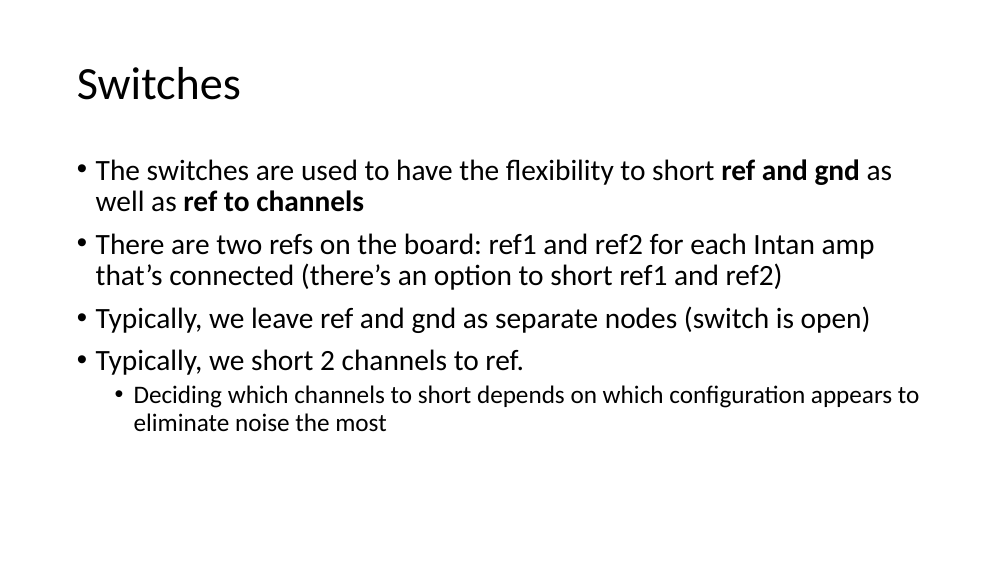
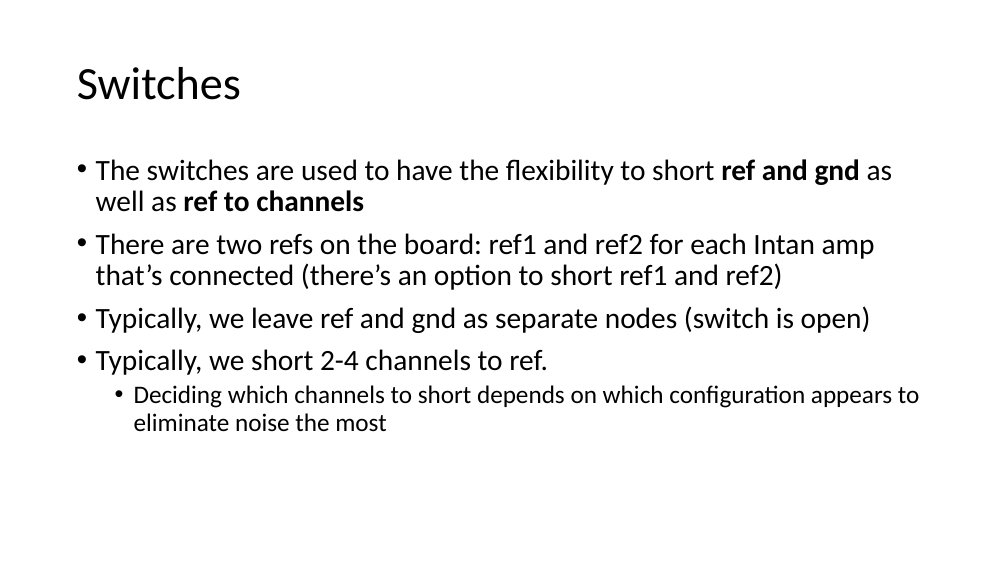
Before and after one commit to TNEL-UCSD/nacq, a slide deck: slide 6 of pcbs/Flex Adapter/Flex - Intan Adapter Board v2 Documentation.pptx. Drawn at 1008x567 pixels with LibreOffice and Linux fonts; fonts in the diff are those of the drawing. Boxes give left, top, right and bottom in pixels: in the first picture for what was removed or moved away, otherwise in the second. Text is boxed around its words. In the diff, an @@ line names an element or a change of style, - is before the commit and + after.

Commit message:
Updated Flex Adapter docs to include switch config slide

```diff
--- a/pcbs/Flex Adapter/Flex - Intan Adapter Board v2 Documentation.pptx
+++ b/pcbs/Flex Adapter/Flex - Intan Adapter Board v2 Documentation.pptx
@@ text at bbox=[96, 349, 548, 375]: text changed @@
-• Typically, we short 2 channels to ref.
+• Typically, we short 2-4 channels to ref.
```
Also in this commit, not shown: 1 other slide changed, 1 slide added, 3 other files.
